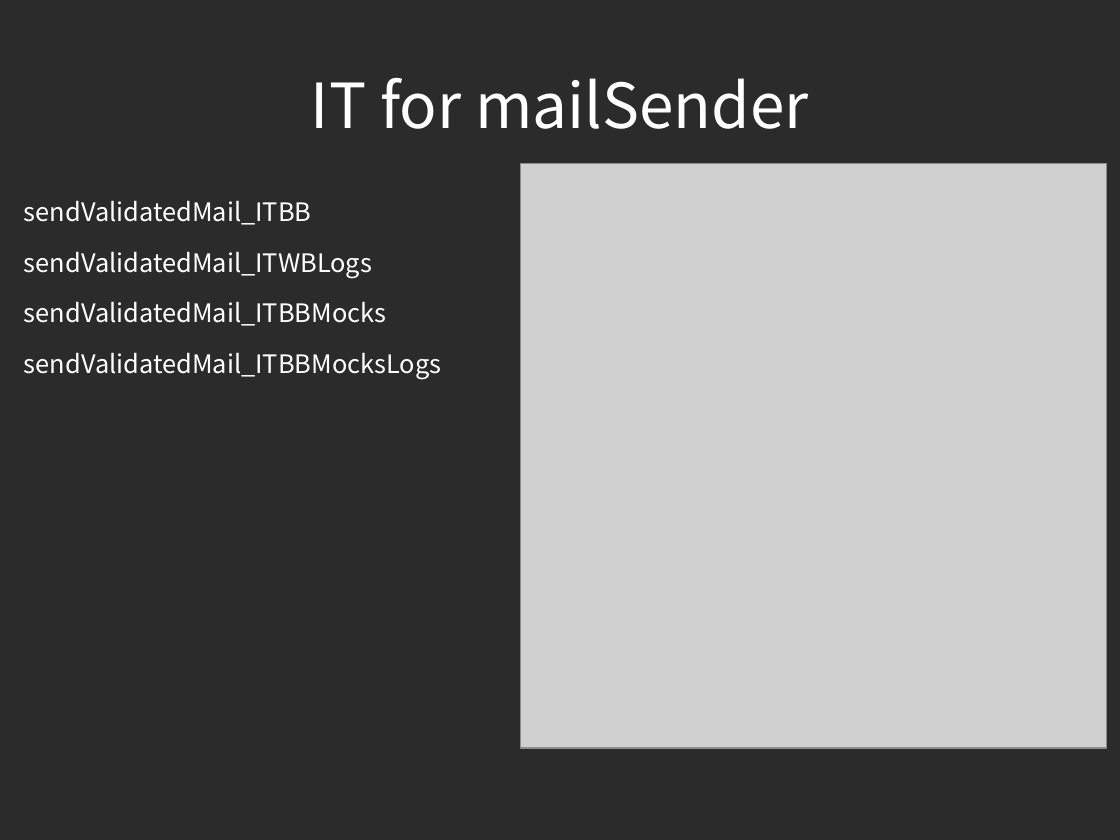
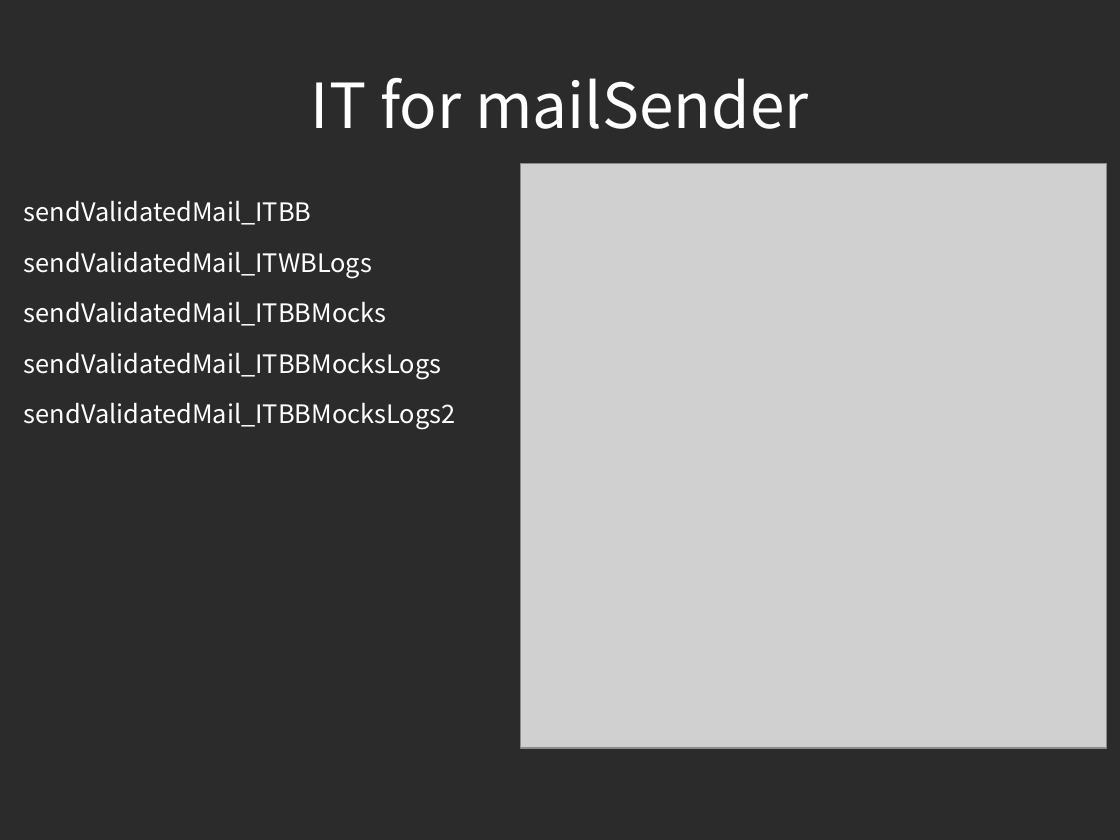
Before and after one commit to piotrek24061988/AutomaticTesting, a slide deck: slide 26 of module1/doc/AutomatedTesting2.odp (slide 25 before the commit). Drawn at 1120x840 pixels with LibreOffice and Linux fonts; fonts in the diff are those of the drawing; grey boxes stand for pictures; background and template pictures are left out; a plain dark background stands for a picture behind light text. Boxes give left, top, right and bottom in pixels: in the first picture for what was removed or moved away, otherwise in the second. Text is boxed around its words. In the diff, an @@ line names an element or a change of style, - is before the commit and + after.

```diff
--- a/module1/doc/AutomatedTesting2.odp
+++ b/module1/doc/AutomatedTesting2.odp
@@ text at <box>24,402,456,430</box>: paragraph added @@
+sendValidatedMail_ITBBMocksLogs2
```
Also in this commit, not shown: 4 other slides changed, 2 slides added.
